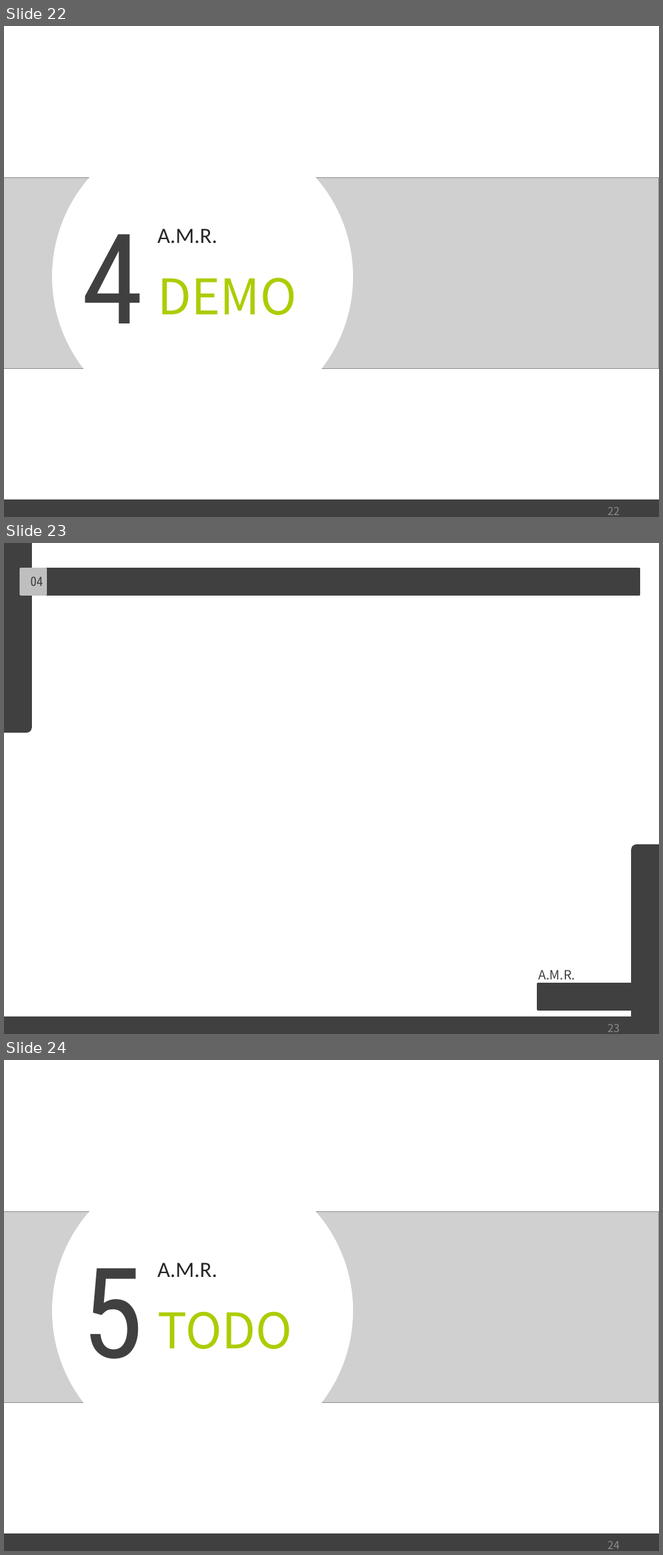
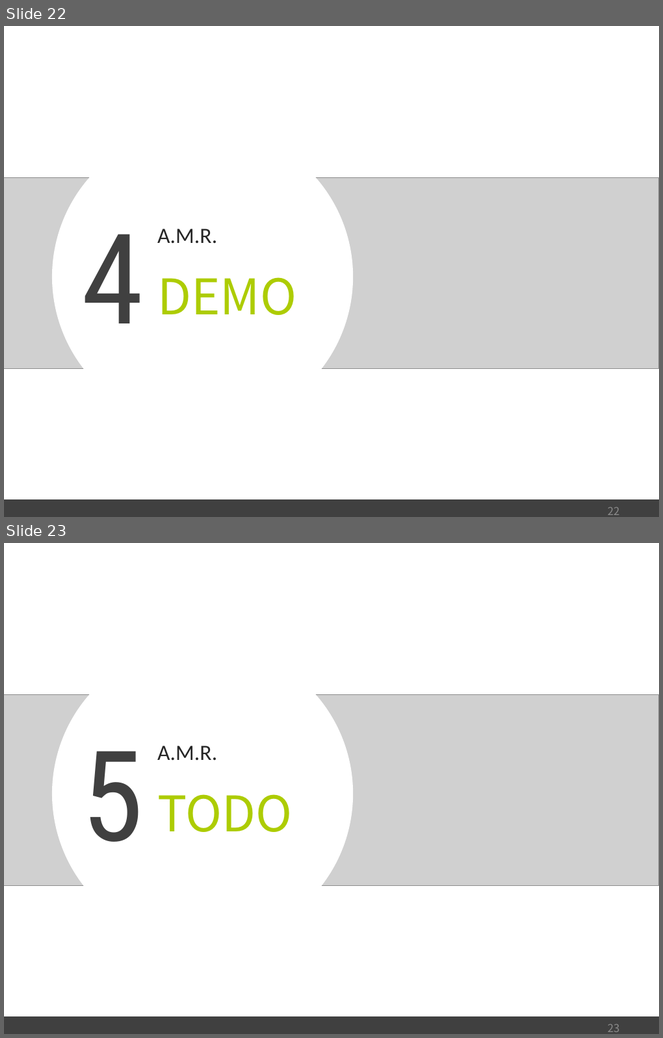
Before and after one commit to c0smicv0w/Audio_Modulation_Reverter, a slide deck: doc/ppt/[MISCON]AMR_Presentation.pptx. Shown one above the other, each under a label of ours: slides 22, 23 and 24 before the commit, slides 22 and 23 after it. The pictures are 663x1555 and 663x1038 pixels, drawn with LibreOffice and Linux fonts; fonts in the diff are those of the drawing; grey boxes stand for pictures. Boxes give left, top, right and bottom in pixels: in the first picture for what was removed or moved away, otherwise in the second. Text is boxed around its words. In the diff, an @@ line names an element or a change of style, - is before the commit and + after.

Commit message:
Delete a blank page

```diff
--- a/doc/ppt/[MISCON]AMR_Presentation.pptx
+++ b/doc/ppt/[MISCON]AMR_Presentation.pptx
@@ slide 23 removed at (4, 543, 659, 1034), background #FFFFFF @@
@@ round rect removed at (4, 543, 31, 731) @@
@@ rectangle removed at (20, 568, 640, 594) @@
@@ rectangle removed at (20, 568, 46, 594) @@
@@ text removed at (31, 577, 43, 586) @@
-04 DEMO
@@ round rect removed at (633, 846, 659, 1034) @@
@@ text removed at (539, 970, 576, 980) @@
-A.M.R.
@@ rectangle removed at (538, 984, 641, 1010) @@
@@ rectangle removed at (4, 1017, 659, 1034) @@
@@ page number removed at (608, 1025, 620, 1032) @@
-23
@@ what was slide 24 is now slide 23 @@
@@ page number at (608, 1025, 620, 1032): text changed @@
-24
+23
```
